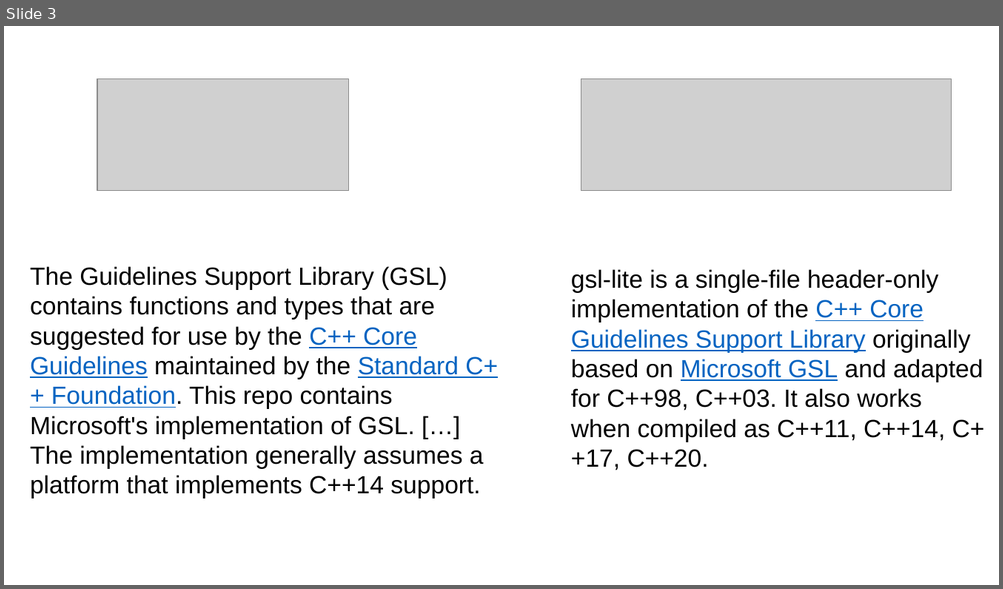
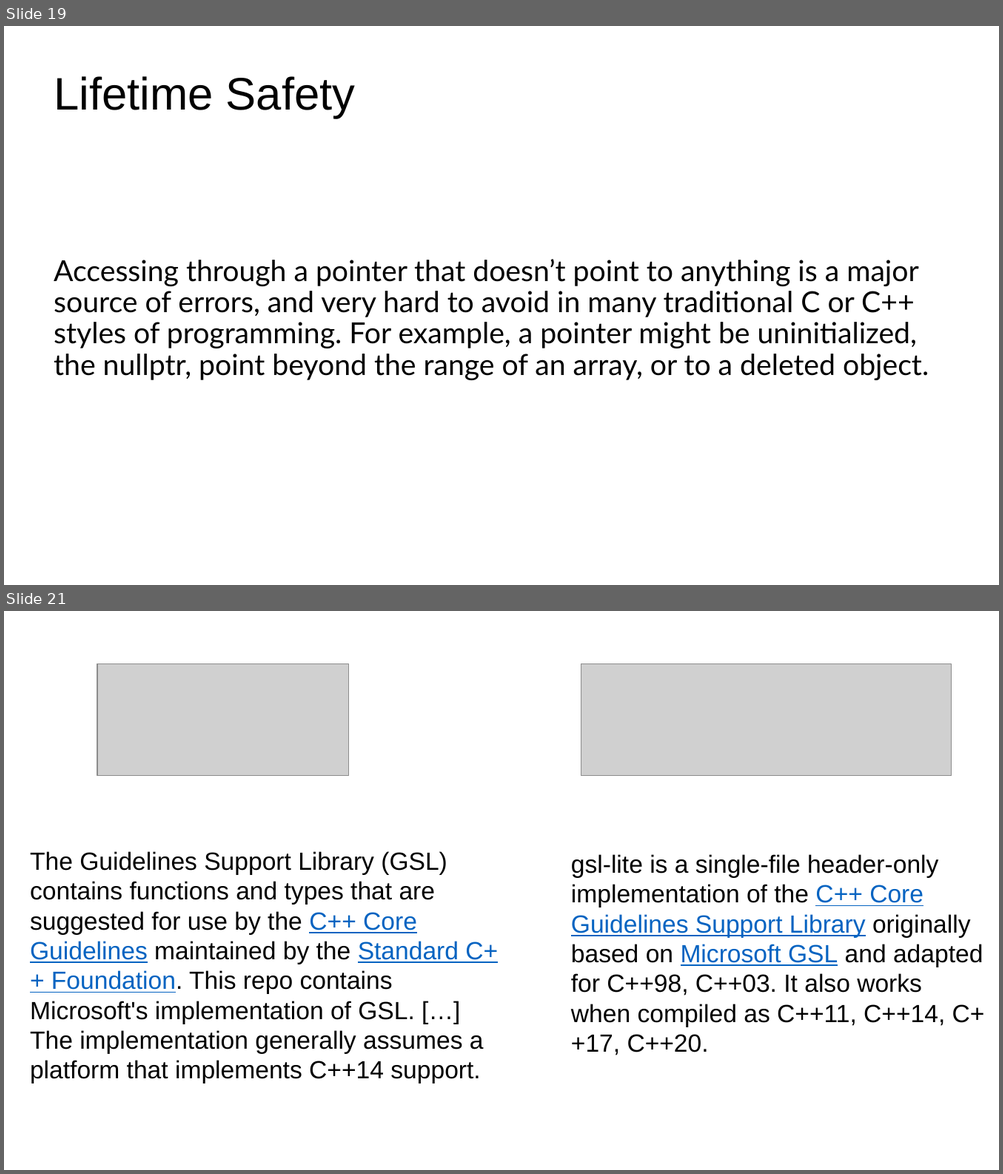
Before and after one commit to LongArmMcGee/cpp-safety, a slide deck: images/safe_cpp_graphics.pptx. Shown one above the other, each under a label of ours: slide 3 before the commit, slides 19 and 21 after it; the slides between them are not shown. The pictures are 1003x589 and 1003x1174 pixels, drawn with LibreOffice and Linux fonts; fonts in the diff are those of the drawing; grey boxes stand for pictures. Boxes give left, top, right and bottom in pixels: in the first picture for what was removed or moved away, otherwise in the second. Text is boxed around its words. In the diff, an @@ line names an element or a change of style, - is before the commit and + after.

```diff
--- a/images/safe_cpp_graphics.pptx
+++ b/images/safe_cpp_graphics.pptx
@@ slide 19 added at (4,26,999,585), background #FFFFFF @@
@@ title added at (54,76,355,118), 44 pt, text #000000 @@
+Lifetime Safety
@@ subtitle added at (54,259,928,380), 28 pt, text #000000 @@
+Accessing through a pointer that doesn’t point to anything is a major source of errors, and very hard to avoid in many traditional C or C++ styles of programming. For example, a pointer might be uninitialized, the nullptr, point beyond the range of an array, or to a deleted object.
@@ what was slide 3 is now slide 21 @@
```
Also in this commit, not shown: 29 other slides added.
